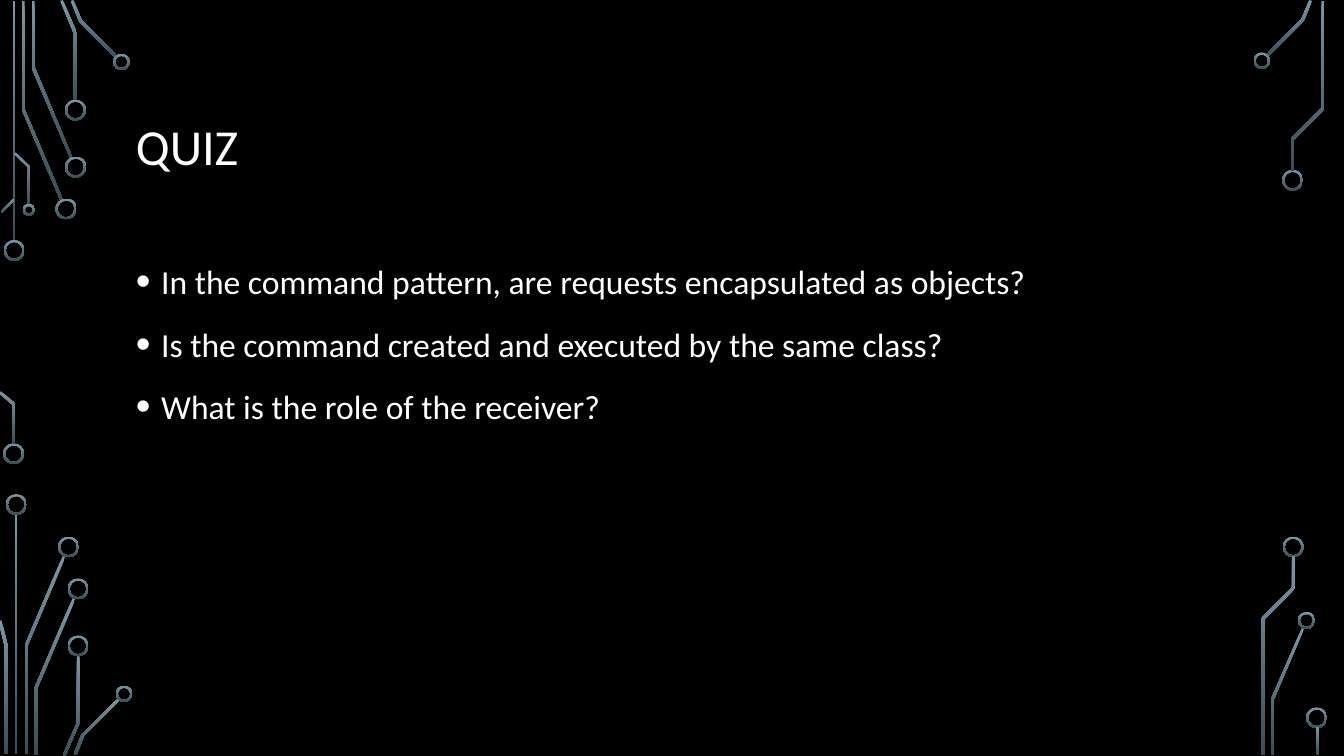
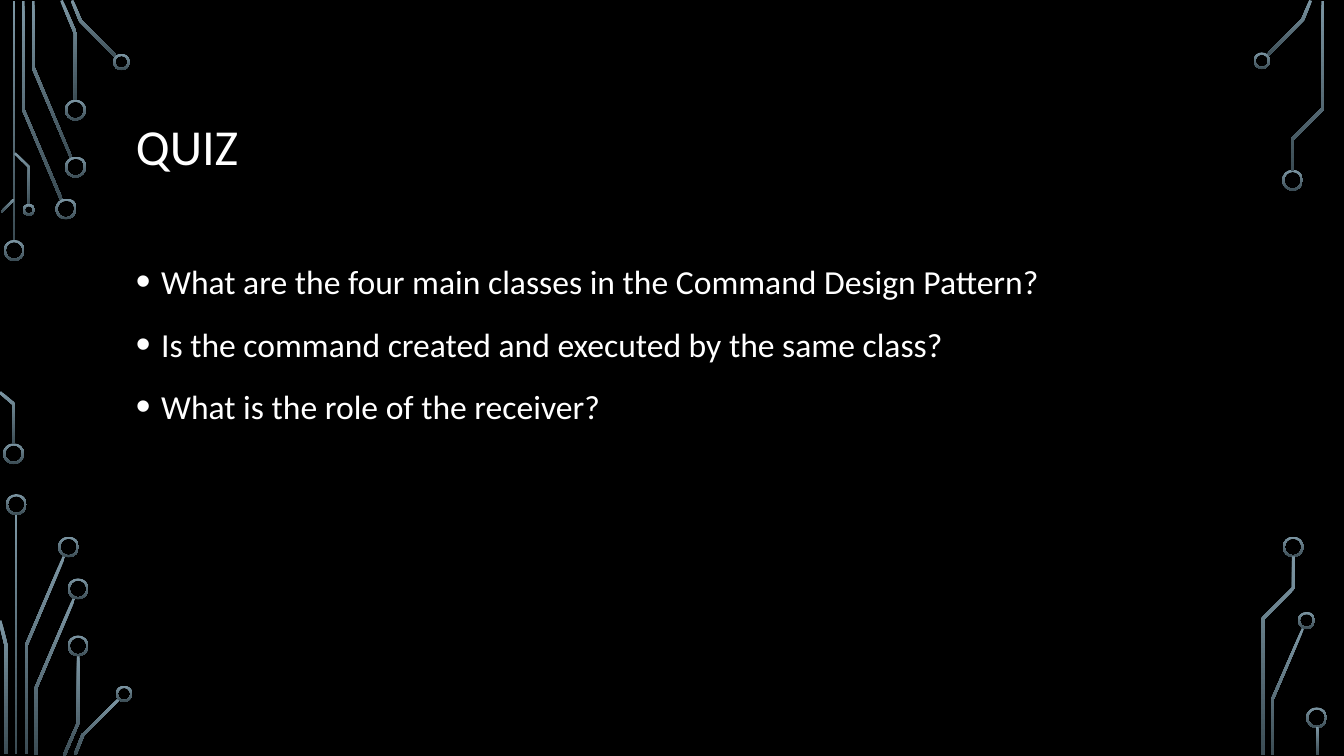
Before and after one commit to RedwanAlbadawi/CS5551_ASE, a slide deck: slide 5 of Design Patterns/Command Design Pattern.pptx. Drawn at 1344x756 pixels with LibreOffice and Linux fonts; fonts in the diff are those of the drawing; background and template pictures are left out. Boxes give left, top, right and bottom in pixels: in the first picture for what was removed or moved away, otherwise in the second. Text is boxed around its words. In the diff, an @@ line names an element or a change of style, - is before the commit and + after.

```diff
--- a/Design Patterns/Command Design Pattern.pptx
+++ b/Design Patterns/Command Design Pattern.pptx
@@ text at [161, 270, 1038, 300]: text changed @@
-• In the command pattern, are requests encapsulated as objects?
+• What are the four main classes in the Command Design Pattern?
```
Also in this commit, not shown: 3 other slides changed.
